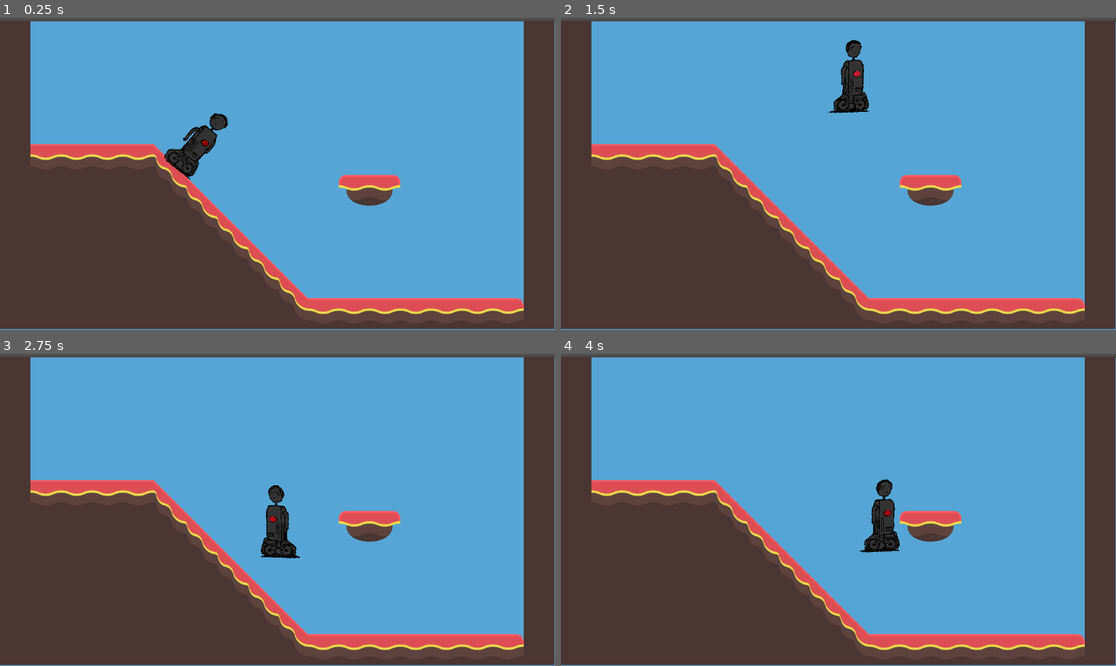
Above: before the commit, frames 1-4 (two rows, left to right).
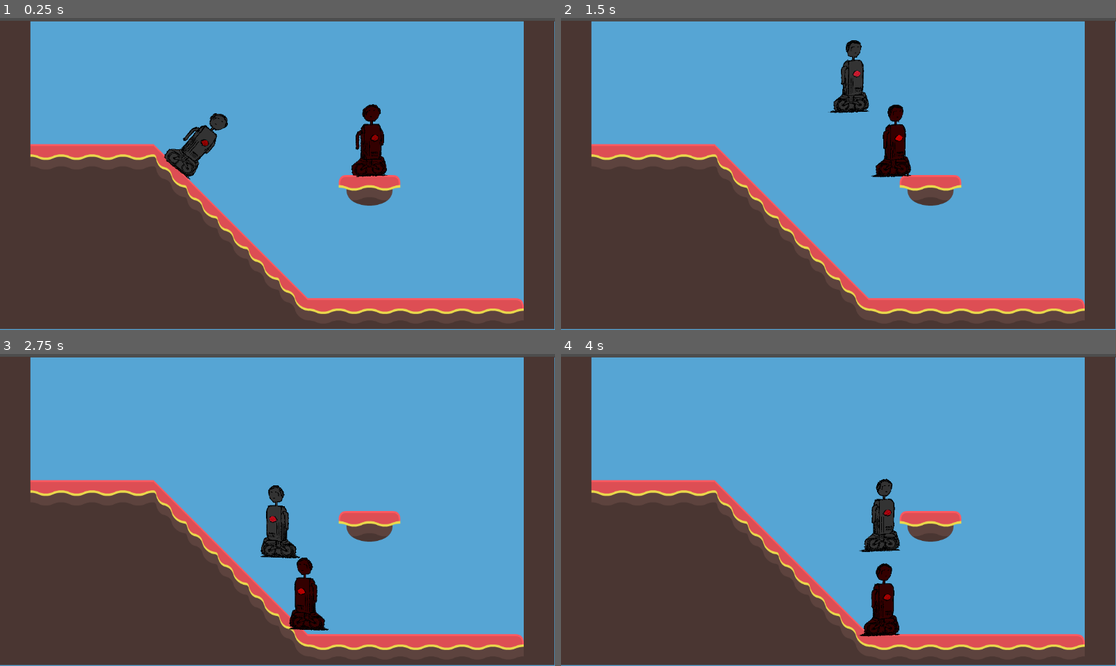
Above: after the commit, the same moments.

Repository: legendarysandbird/3mc-game
Game: Godot game, scene res://scenes/temp_level.tscn
The game is run twice, just before and just after one commit, with the same random seed, the same clock (stepped at 60 frames per second) and the same inputs.
Inputs:
- Up to frame 1 (0.25 s): no input
- Up to frame 2 (1.5 s): hold D (player_right) from 0.53 s (still down); tap Space (player_jump) at 0.77 s
- Up to frame 3 (2.75 s): tap Space (player_jump) at 1.52 s; release D (player_right) at 2.03 s; hold A (player_left) from 2.03 s (still down)
- Up to frame 4 (4 s): release A (player_left) at 2.78 s; hold D (player_right) from 2.78 s (still down); tap Space (player_jump) at 3.02, 3.77 s

The runs differ from the first frame. In frame 1, 1.0% of the frame differs, in the area x 29-70%, y 27-52%; in frame 2, 0.9%; in frame 3, 0.9%; in frame 4, 1.1%, in the area x 53-62%, y 39-91%.

Commit message:
Create Enemy Movement Script (#16)
* Create enemy movement script

* Add enemy to enemy group

* Fix enemy bugs

* Fix collision layers

* Finish enemy logic

* Validate all references

Diff:
--- a/project.godot
+++ b/project.godot
@@ -14,9 +14,48 @@
 run/main_scene="res://scenes/temp_level.tscn"
 config/features=PackedStringArray("4.3", "Forward Plus")
 
+[autoload]
+
+GroupsNode="*res://scripts/auto-loads/groups.gd"
+
 [debug]
 
+gdscript/warnings/unassigned_variable=2
+gdscript/warnings/unassigned_variable_op_assign=2
+gdscript/warnings/unused_variable=2
+gdscript/warnings/unused_local_constant=2
+gdscript/warnings/unused_private_class_variable=2
+gdscript/warnings/unused_parameter=2
+gdscript/warnings/unused_signal=2
+gdscript/warnings/shadowed_variable=2
+gdscript/warnings/shadowed_variable_base_class=2
+gdscript/warnings/shadowed_global_identifier=2
+gdscript/warnings/unreachable_code=2
+gdscript/warnings/unreachable_pattern=2
+gdscript/warnings/standalone_expression=2
+gdscript/warnings/standalone_ternary=2
+gdscript/warnings/incompatible_ternary=2
 gdscript/warnings/untyped_declaration=2
+gdscript/warnings/unsafe_void_return=2
+gdscript/warnings/static_called_on_instance=2
+gdscript/warnings/redundant_static_unload=2
+gdscript/warnings/redundant_await=2
+gdscript/warnings/assert_always_true=2
+gdscript/warnings/assert_always_false=2
+gdscript/warnings/integer_division=2
+gdscript/warnings/narrowing_conversion=2
+gdscript/warnings/int_as_enum_without_cast=2
+gdscript/warnings/int_as_enum_without_match=2
+gdscript/warnings/enum_variable_without_default=2
+gdscript/warnings/empty_file=2
+gdscript/warnings/deprecated_keyword=2
+gdscript/warnings/confusable_identifier=2
+gdscript/warnings/confusable_local_declaration=2
+gdscript/warnings/confusable_local_usage=2
+gdscript/warnings/confusable_capture_reassignment=2
+gdscript/warnings/property_used_as_function=2
+gdscript/warnings/constant_used_as_function=2
+gdscript/warnings/function_used_as_property=2
 
 [input]
 
@@ -35,3 +74,9 @@
 "events": [Object(InputEventKey,"resource_local_to_scene":false,"resource_name":"","device":-1,"window_id":0,"alt_press …(192 unchanged characters)…
 ]
 }
+
+[layer_names]
+
+2d_physics/layer_1="Terrain"
+2d_physics/layer_2="Player"
+2d_physics/layer_3="Enemy"
--- /dev/null
+++ b/scenes/enemy.tscn
@@ -0,0 +1,110 @@
+[gd_scene load_steps=19 format=3 uid="uid://cnlqagmncoame"]
+
+[ext_resource type="Script" path="res://scripts/enemy.gd" id="1_jn7qj"]
+[ext_resource type="Texture2D" uid="uid://bxh0wbntv122n" path="res://assets/player_temp/idle/01-idle-1024.png" id="2_4ub55"]
+[ext_resource type="Texture2D" uid="uid://b3u0ghefpo3wn" path="res://assets/player_temp/idle/02-idle-1024.png" id="3_i0tgb"]
+[ext_resource type="Texture2D" uid="uid://bumcsnto8n21k" path="res://assets/player_temp/idle/03-idle-1024.png" id="4_7icuc"]
+[ext_resource type="Texture2D" uid="uid://3cvli0aqt613" path="res://assets/player_temp/idle/04-idle-1024.png" id="5_hv3tb"]
+[ext_resource type="Texture2D" uid="uid://bkkfsp304diqe" path="res://assets/player_temp/idle/05-idle-1024.png" id="6_ih8vl"]
+[ext_resource type="Texture2D" uid="uid://c5i2q0vgavhyc" path="res://assets/player_temp/idle/06-idle-1024.png" id="7_x8vj4"]
+[ext_resource type="Texture2D" uid="uid://d31vurkgui1kb" path="res://assets/player_temp/walk/01-H34R1L355-character-LR-1024px.png" id="8_q6mpu"]
+[ext_resource type="Texture2D" uid="uid://bv8tyxol2vde1" path="res://assets/player_temp/walk/02-H34R1L355-character-LR-1024px.png" id="9_5jv3k"]
+[ext_resource type="Texture2D" uid="uid://dik6ocyepiqwy" path="res://assets/player_temp/walk/03-H34R1L355-character-LR-1024px.png" id="10_mqw3b"]
+[ext_resource type="Texture2D" uid="uid://cv7447t4rdl0o" path="res://assets/player_temp/walk/04-H34R1L355-character-LR-1024px.png" id="11_1111u"]
+[ext_resource type="Texture2D" uid="uid://dfx3u064ge7xg" path="res://assets/player_temp/walk/05-H34R1L355-character-LR-1024px.png" id="12_daan2"]
+[ext_resource type="Texture2D" uid="uid://76huyjy2jd2w" path="res://assets/player_temp/walk/06-H34R1L355-character-LR-1024px.png" id="13_bvnx8"]
+[ext_resource type="Script" path="res://scripts/player_animation.gd" id="14_ojxe6"]
+
+[sub_resource type="SpriteFrames" id="SpriteFrames_tc6bn"]
+animations = [{
+"frames": [{
+"duration": 1.0,
+"texture": ExtResource("2_4ub55")
+}, {
+"duration": 1.0,
+"texture": ExtResource("3_i0tgb")
+}, {
+"duration": 1.0,
+"texture": ExtResource("4_7icuc")
+}, {
+"duration": 1.0,
+"texture": ExtResource("5_hv3tb")
+}, {
+"duration": 1.0,
+"texture": ExtResource("6_ih8vl")
+}, {
+"duration": 1.0,
+"texture": ExtResource("7_x8vj4")
+}],
+"loop": true,
+"name": &"idle",
+"speed": 15.0
+}, {
+"frames": [{
+"duration": 1.0,
+"texture": ExtResource("8_q6mpu")
+}, {
+"duration": 1.0,
+"texture": ExtResource("9_5jv3k")
+}, {
+"duration": 1.0,
+"texture": ExtResource("10_mqw3b")
+}, {
+"duration": 1.0,
+"texture": ExtResource("11_1111u")
+}, {
+"duration": 1.0,
+"texture": ExtResource("12_daan2")
+}, {
+"duration": 1.0,
+"texture": ExtResource("13_bvnx8")
+}],
+"loop": true,
+"name": &"walk",
+"speed": 20.0
+}]
+
+[sub_resource type="CapsuleShape2D" id="CapsuleShape2D_fdknk"]
+radius = 28.0
+height = 146.0
+
+[sub_resource type="CircleShape2D" id="CircleShape2D_648yb"]
+radius = 259.017
+
+[sub_resource type="CapsuleShape2D" id="CapsuleShape2D_1aotc"]
+radius = 27.0
+height = 144.0
+
+[node name="Enemy" type="CharacterBody2D"]
+modulate = Color(1, 0, 0, 1)
+collision_layer = 4
+floor_snap_length = 5.0
+script = ExtResource("1_jn7qj")
+metadata/_edit_group_ = true
+
+[node name="AnimatedSprite2D" type="AnimatedSprite2D" parent="." node_paths=PackedStringArray("player")]
+scale = Vector2(0.15, 0.15)
+sprite_frames = SubResource("SpriteFrames_tc6bn")
+animation = &"idle"
+script = ExtResource("14_ojxe6")
+player = NodePath("..")
+
+[node name="CollisionShape2D" type="CollisionShape2D" parent="."]
+position = Vector2(5, -2)
+shape = SubResource("CapsuleShape2D_fdknk")
+
+[node name="DetectionDistance" type="Area2D" parent="."]
+collision_layer = 0
+collision_mask = 2
+monitorable = false
+
+[node name="CollisionShape2D" type="CollisionShape2D" parent="DetectionDistance"]
+shape = SubResource("CircleShape2D_648yb")
+
+[node name="DeathCollision" type="Area2D" parent="."]
+collision_layer = 0
+collision_mask = 2
+
+[node name="CollisionShape2D" type="CollisionShape2D" parent="DeathCollision"]
+position = Vector2(5, -2)
+shape = SubResource("CapsuleShape2D_1aotc")
--- a/scenes/player.tscn
+++ b/scenes/player.tscn
@@ -69,6 +69,7 @@
 height = 146.0
 
 [node name="Player" type="CharacterBody2D"]
+collision_layer = 2
 floor_snap_length = 5.0
 script = ExtResource("1_au5g1")
 metadata/_edit_group_ = true
--- a/scenes/temp_level.tscn
+++ b/scenes/temp_level.tscn
@@ -1,7 +1,8 @@
-[gd_scene load_steps=5 format=4 uid="uid://cu75yekum87g3"]
+[gd_scene load_steps=6 format=4 uid="uid://cu75yekum87g3"]
 
 [ext_resource type="PackedScene" uid="uid://cj03ghl2j3ane" path="res://scenes/player.tscn" id="1_sqah0"]
 [ext_resource type="Texture2D" uid="uid://cxlm3j5d8v1hh" path="res://assets/level/tilesheet_complete.png" id="2_ka4wd"]
+[ext_resource type="PackedScene" uid="uid://cnlqagmncoame" path="res://scenes/enemy.tscn" id="3_xuchk"]
 
 [sub_resource type="TileSetAtlasSource" id="TileSetAtlasSource_qvk2k"]
 texture = ExtResource("2_ka4wd")
@@ -310,6 +311,7 @@
 tile_size = Vector2i(64, 64)
 uv_clipping = true
 physics_layer_0/collision_layer = 1
+physics_layer_0/collision_mask = 0
 sources/0 = SubResource("TileSetAtlasSource_qvk2k")
 
 [node name="Background" type="ColorRect"]
@@ -326,3 +328,6 @@
 
 [node name="Player" parent="TileMapLayer" instance=ExtResource("1_sqah0")]
 position = Vector2(387, 274)
+
+[node name="Enemy" parent="TileMapLayer" instance=ExtResource("3_xuchk")]
+position = Vector2(771, 244)
--- /dev/null
+++ b/scripts/auto-loads/groups.gd
@@ -0,0 +1,4 @@
+class_name Groups extends Node
+
+const PLAYER = "player"
+const ENEMY = "enemy"
--- /dev/null
+++ b/scripts/enemy.gd
@@ -0,0 +1,47 @@
+class_name Enemy extends CharacterBody2D
+
+@export var speed: float = 100.0
+
+@onready var player: Player = get_tree().get_first_node_in_group(Groups.PLAYER)
+@onready var detectionArea: Area2D = $DetectionDistance
+@onready var deathArea: Area2D = $DeathCollision
+var gravity: float = ProjectSettings.get_setting("physics/2d/default_gravity")
+
+var calculated_velocity: Vector2
+var player_detected: bool
+
+func _ready() -> void:
+	for node: Node2D in [player, detectionArea, deathArea]:
+		assert(is_instance_valid(node))
+
+	add_to_group(Groups.ENEMY)
+	detectionArea.body_entered.connect(on_distance_detection_body_entered)
+	detectionArea.body_exited.connect(on_distance_detection_body_exited)
+	deathArea.body_entered.connect(on_death_detection_body_entered)
+
+func _physics_process(delta: float) -> void:
+	var x: float = calculate_horizontal_movement()
+	var y: float = 0.0 if is_on_floor() else velocity.y + gravity * delta
+
+	velocity = Vector2(x, y)
+	move_and_slide()
+
+func calculate_horizontal_movement() -> float:
+	if not player_detected:
+		return 0
+
+	return -speed if global_position.x > player.global_position.x else speed
+
+func on_distance_detection_body_entered(body: Node2D) -> void:
+	check_and_set_player_detected(body, true)
+
+func on_distance_detection_body_exited(body: Node2D) -> void:
+	check_and_set_player_detected(body, false)
+
+func check_and_set_player_detected(body: Node2D, is_player_detected: bool) -> void:
+	if body.is_in_group(Groups.PLAYER):
+		player_detected = is_player_detected
+
+func on_death_detection_body_entered(body: Node2D) -> void:
+	if body.is_in_group(Groups.PLAYER):
+		print("You were hit!")
--- a/scripts/player.gd
+++ b/scripts/player.gd
@@ -1,4 +1,4 @@
-extends CharacterBody2D
+class_name Player extends CharacterBody2D
 
 const MOVE_SPEED: float = 200.0
 const JUMP_VELOCITY: float = 600.0
@@ -7,7 +7,7 @@
 @export var rotation_speed: int = 30
 
 func _ready() -> void:
-	pass
+	add_to_group(Groups.PLAYER)
 
 func player_rotate(delta: float) -> void:
 	var target_rotation: float = 0
